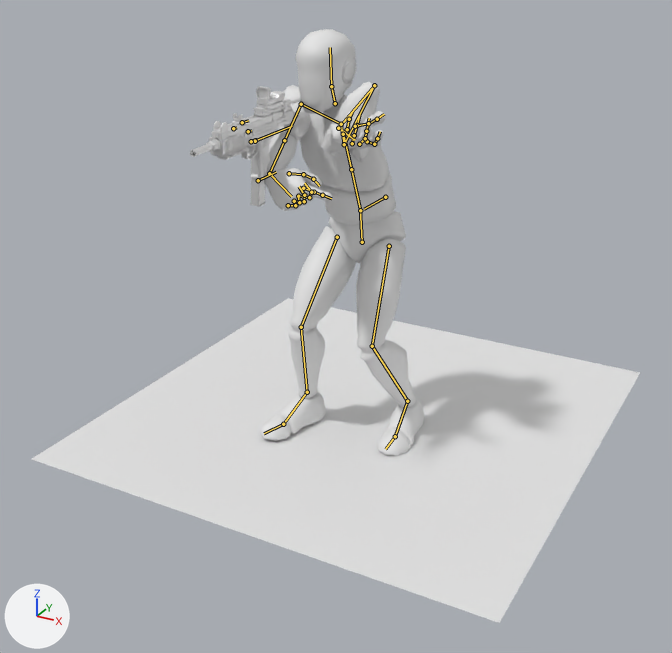
The Blender file NBender/animazioni/Fullbody/fullbody SMG anim.blend as it was, and as the next commit left it.
Before and after are seen from a 50 mm camera at (1.66, -3.26, 2.02) aimed at (-0.03, -0.19, 0.48). Every picture has the same lights, and +X, +Y and +Z are marked at lower left. Both versions are drawn at frame 1 of the action 'FullBodyAimIdle'; the numbers are the values there. The bones that bend it are drawn over the model as lines.

Objects in the first picture: 'HumanM_BodyMesh', 'Optic_B', 'Plane', 'SMG_M_Barrel', 'SMG_M_BarrelGuard_Rail', 'SMG_M_Bolt', 'SMG_M_Mag', 'SMG_M_Rail', 'SMG_M_Receiver', 'SMG_M_Stock', 'SMG_M_Trigger'.
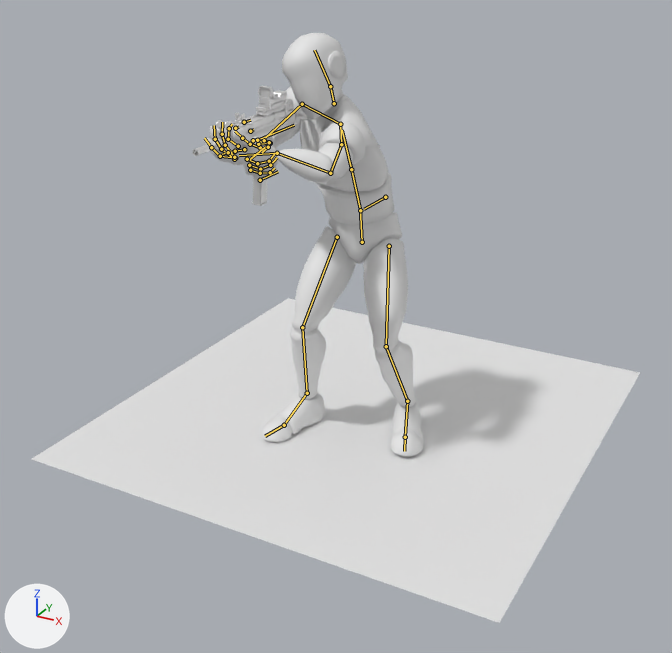
What changed in the scene script:
```text
Change bone_b_chest:
    where bone_b_chest = bpy.data.objects['Rig'].pose.bones['B-chest']  # child of 'B-spine'
    bone_b_chest.rotation_quaternion: (0.98, -0.001, -0.195, 0.043) -> (0.975, -0.001, -0.216, 0.049)  # degrees (-1, -22, 5) -> degrees (-1, -25, 6)
Change bone_b_toe_l:
    where bone_b_toe_l = bpy.data.objects['Rig'].pose.bones['B-toe.L']  # child of 'B-foot.L'
    bone_b_toe_l.rotation_quaternion: (1.0, 0.0, 0.0, 0.0) -> (1.0, -0.027, 0.005, 0.005)  # degrees (0, 0, 0) -> degrees (-3, 1, 1)
Change bone_b_handcntrl_l:
    where bone_b_handcntrl_l = bpy.data.objects['Rig'].pose.bones['B-handCntrl.L']  # child of 'B-root'
    bone_b_handcntrl_l.location: (0.394, -0.534, -0.005) -> (0.67, -0.556, -0.058)
    bone_b_handcntrl_l.rotation_quaternion: (0.038, -0.258, -0.964, 0.059) -> (0.072, -0.916, -0.393, -0.022)  # degrees (8, -178, -30) -> degrees (-173, -6, 46)
Change bone_b_handctrl_r:
    where bone_b_handctrl_r = bpy.data.objects['Rig'].pose.bones['B-handCtrl.R']  # child of 'B-root'
    bone_b_handctrl_r.location: (-0.472, -0.446, -0.208) -> (-0.375, -0.399, -0.108)
    bone_b_handctrl_r.rotation_quaternion: (0.291, -0.624, -0.104, 0.718) -> (0.651, -0.502, 0.403, 0.403)  # degrees (-69, 57, 95) -> degrees (-62, 68, 19)
Change bone_pole_l:
    where bone_pole_l = bpy.data.objects['Rig'].pose.bones['Pole_L']  # child of 'B-root'
    bone_pole_l.location: (0.318, 0.237, -0.032) -> (0.316, 0.189, -0.039)
Change bone_lowpole_l:
    where bone_lowpole_l = bpy.data.objects['Rig'].pose.bones['LowPole-L']  # child of 'B-root'
    bone_lowpole_l.location: (0.0, 0.0, 0.0) -> (0.184, 0.002, 0.004)
Change bone_lowpole_r:
    where bone_lowpole_r = bpy.data.objects['Rig'].pose.bones['LowPole-R']  # child of 'B-root'
    bone_lowpole_r.location: (0.0, 0.0, 0.0) -> (0.016, 0.0, -0.001)
Change bone_cb_gun:
    where bone_cb_gun = bpy.data.objects['Rig'].pose.bones['CB_Gun']  # child of 'B-root'
    bone_cb_gun.location: (0.14, 0.567, 1.432) -> (0.14, 0.554, 1.432)
```

What differs and where, as boxes [x1, y1, x2, y2] in the pictures (672 x 653 px):
'HumanM_BodyMesh', posed (35% wider)
    before: [261, 29, 424, 456]
    after: [204, 33, 424, 457]
'SMG_M_Receiver', posed
    before: [209, 99, 293, 178]
    after: [212, 99, 295, 178]
'Optic_B', posed
    before: [256, 86, 286, 111]
    after: [258, 86, 287, 110]
'SMG_M_Mag', posed
    before: [250, 176, 265, 207]
    after: [252, 176, 267, 206]
'SMG_M_Barrel', posed
    before: [190, 138, 220, 157]
    after: [193, 138, 223, 156]
'SMG_M_Rail', posed
    before: [253, 102, 286, 120]
    after: [256, 101, 288, 120]
'SMG_M_Bolt', posed
    before: [232, 113, 252, 126]
    after: [235, 113, 253, 125]
'SMG_M_Stock', posed
    before: [292, 112, 307, 125]
    after: [293, 110, 308, 125]
'Optic_B_Lens', posed
    before: [258, 88, 268, 99]
    after: [260, 87, 270, 98]
'SMG_M_BarrelGuard_Rail', posed
    before: [217, 148, 249, 160]
    after: [227, 155, 231, 159]
bone 'B-toe.L', root to tip
    before: (395, 436) to (385, 449)
    after: (405, 437) to (404, 451)
bone 'CB_Gun', root to tip
    before: (255, 140) to (292, 126)
    after: (257, 140) to (294, 125)
